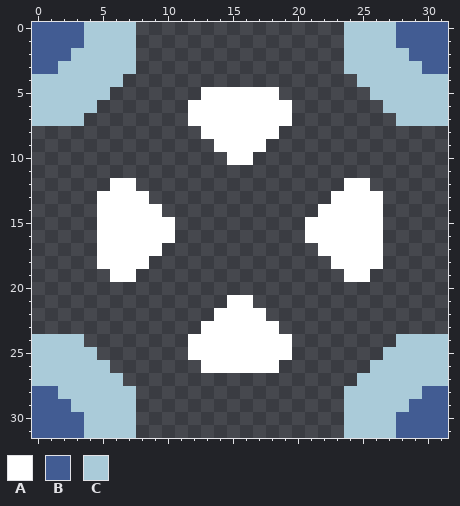
Pixel-art sprite, stored at assets/sprites/blocks/liquid/aqua-conduit-top-3.png. Above: the version before the commit.
The file is 32x32 pixels. Colours within 5 levels of each other are drawn and written as one.
Palette (. is transparent): A #ffffff  B #425c93  C #aacbd9
Pixels before, first column x 0:
 0 BBBBCCCC................CCCCBBBB
 1 BBBBCCCC................CCCCBBBB
 2 BBBCCCCC................CCCCCBBB
 3 BBCCCCCC................CCCCCCBB
 4 CCCCCCC..................CCCCCCC
 5 CCCCCC.......AAAAAA.......CCCCCC
 6 CCCCC.......AAAAAAAA.......CCCCC
 7 CCCC........AAAAAAAA........CCCC
 8 .............AAAAAA.............
 9 ..............AAAA..............
10 ...............AA...............
11 ................................
12 ......AA................AA......
13 .....AAAA..............AAAA.....
14 .....AAAAA............AAAAA.....
15 .....AAAAAA..........AAAAAA.....
16 .....AAAAAA..........AAAAAA.....
17 .....AAAAA............AAAAA.....
18 .....AAAA..............AAAA.....
19 ......AA................AA......
20 ................................
21 ...............AA...............
22 ..............AAAA..............
23 .............AAAAAA.............
24 CCCC........AAAAAAAA........CCCC
25 CCCCC.......AAAAAAAA.......CCCCC
26 CCCCCC.......AAAAAA.......CCCCCC
27 CCCCCCC..................CCCCCCC
28 BBCCCCCC................CCCCCCBB
29 BBBCCCCC................CCCCCBBB
30 BBBBCCCC................CCCCBBBB
31 BBBBCCCC................CCCCBBBB
New version:
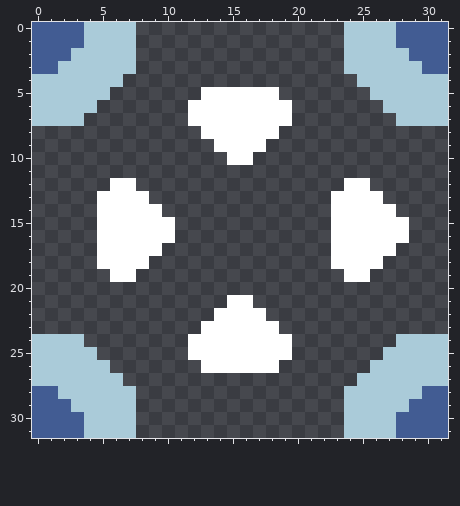
The author wrote: better directions for aqua conduit
Changes in this commit:
Changed rows in their new state; - is an unchanged pixel.
first column x 21:
14 -.----A-
15 ..----AA
16 ..----AA
17 -.----A-
Where, in picture pixels (left, top, right, bottom), the same in both pictures:
erased: (305, 204, 331, 256)
added: (383, 204, 409, 256)
